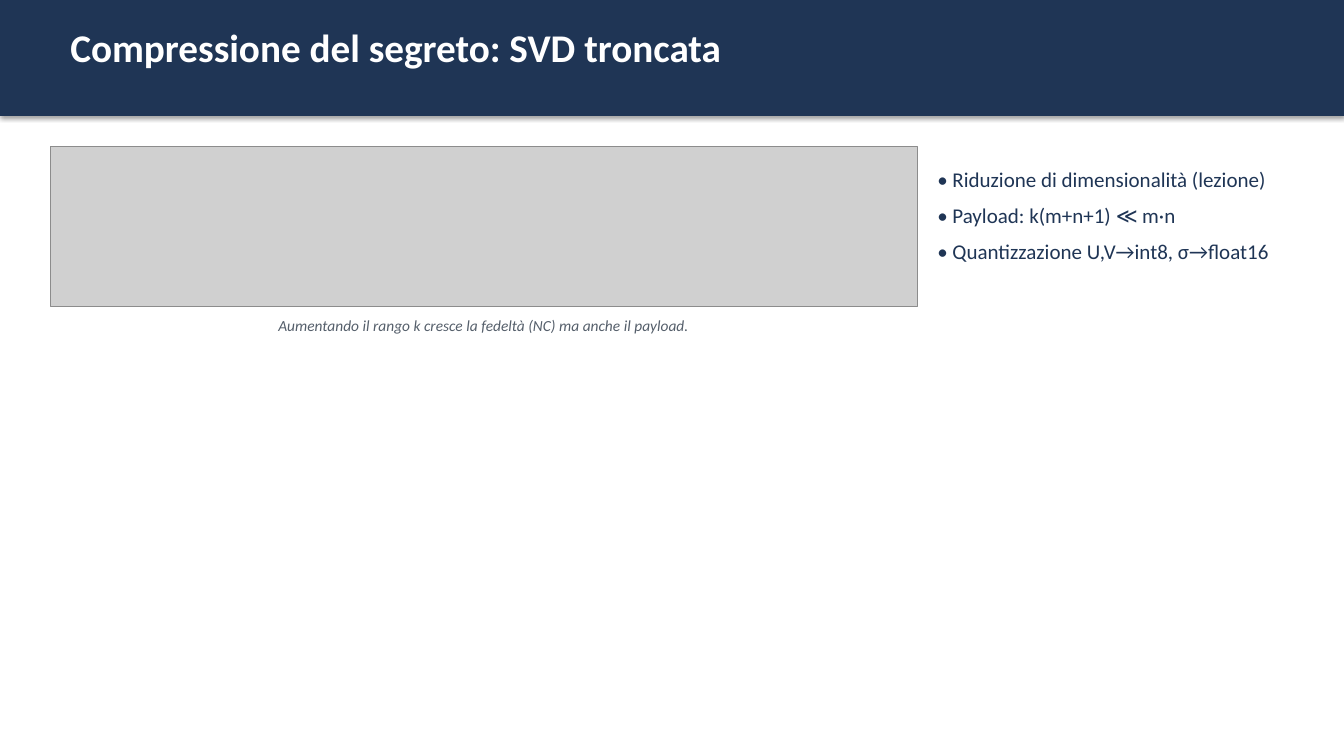
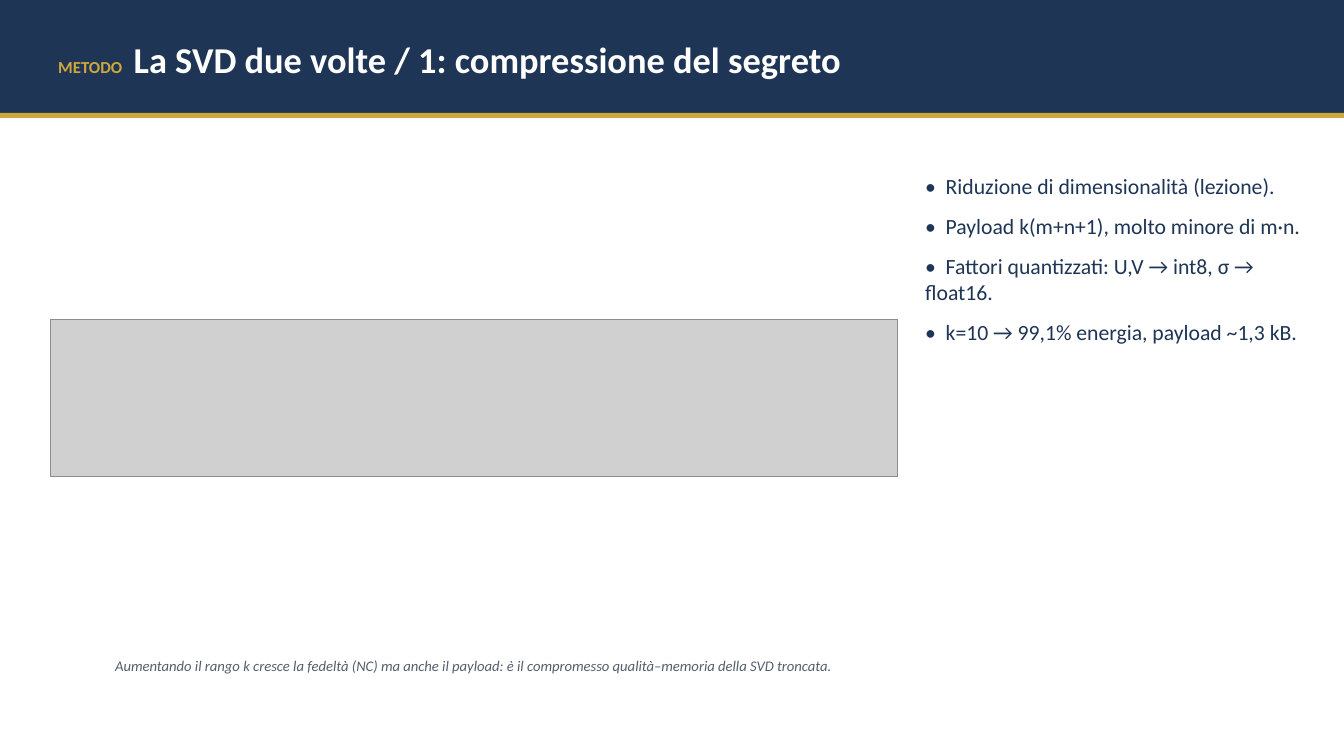
Before and after one commit to elmachico01/SVD_Claude, a slide deck: slide 5 of docs/presentazione.pptx. Drawn at 1344x756 pixels with LibreOffice and Linux fonts; fonts in the diff are those of the drawing; grey boxes stand for pictures. Boxes give left, top, right and bottom in pixels: in the first picture for what was removed or moved away, otherwise in the second. Text is boxed around its words. In the diff, an @@ line names an element or a change of style, - is before the commit and + after.

```diff
--- a/docs/presentazione.pptx
+++ b/docs/presentazione.pptx
@@ rectangle at bbox=[0, 0, 1344, 113]: shadow off @@
@@ text "METODO La SVD due volte ..." at bbox=[58, 47, 841, 79]: vertical alignment top to middle @@
@@ text at bbox=[58, 47, 841, 79]: text changed; size 28 to 26 pt @@
-Compressione del segreto: SVD troncata
+METODO La SVD due volte / 1: compressione del segreto
@@ rectangle added at bbox=[0, 113, 1344, 118], fill #CFA83C @@
@@ picture removed at bbox=[50, 146, 918, 307] @@
@@ text at bbox=[925, 178, 1300, 344]: text changed; size 15 to 15.5 pt @@
-• Riduzione di dimensionalità (lezione)
-• Payload: k(m+n+1) ≪ m·n
-• Quantizzazione U,V→int8, σ→float16
+• Riduzione di dimensionalità (lezione).
+• Payload k(m+n+1), molto minore di m·n.
+• Fattori quantizzati: U,V → int8, σ → float16.
+• k=10 → 99,1% energia, payload ~1,3 kB.
@@ picture added at bbox=[50, 320, 897, 476] @@
@@ text at bbox=[115, 660, 831, 674]: text changed; size 11 to 10.5 pt @@
-Aumentando il rango k cresce la fedeltà (NC) ma anche il payload.
+Aumentando il rango k cresce la fedeltà (NC) ma anche il payload: è il compromesso qualità–memoria della SVD troncata.
```
Also in this commit, not shown: 7 other slides changed, 5 slides added, 8 slides removed, 5 other files.
